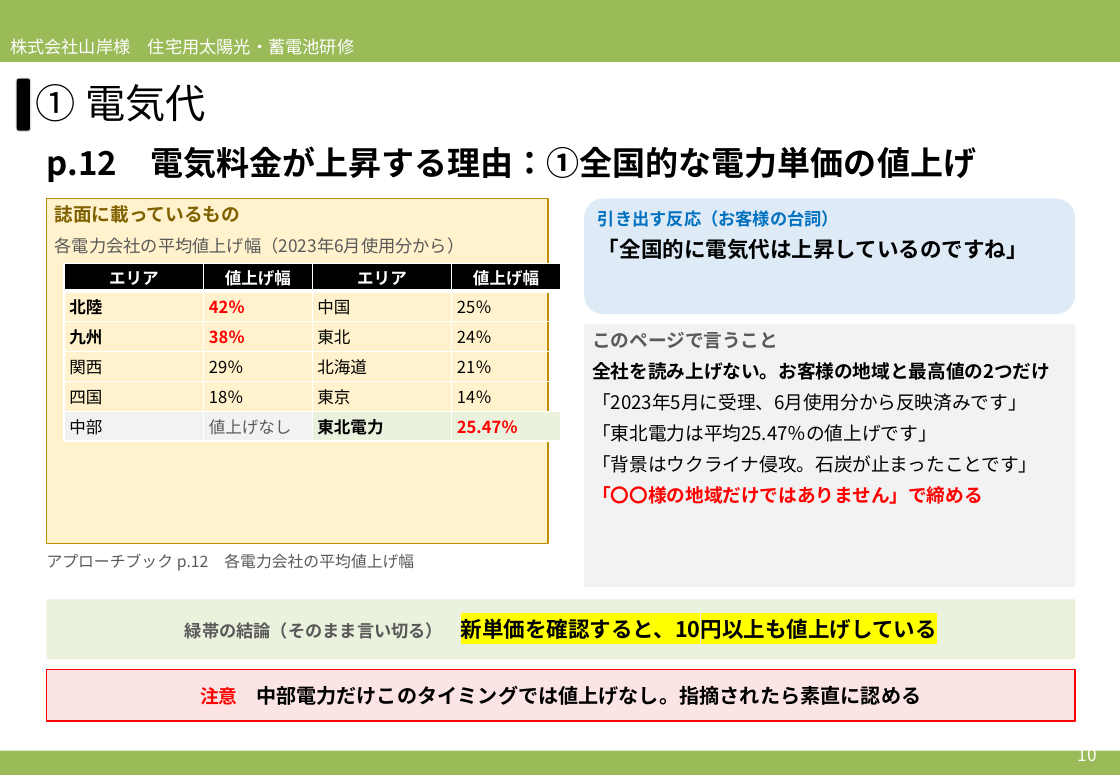
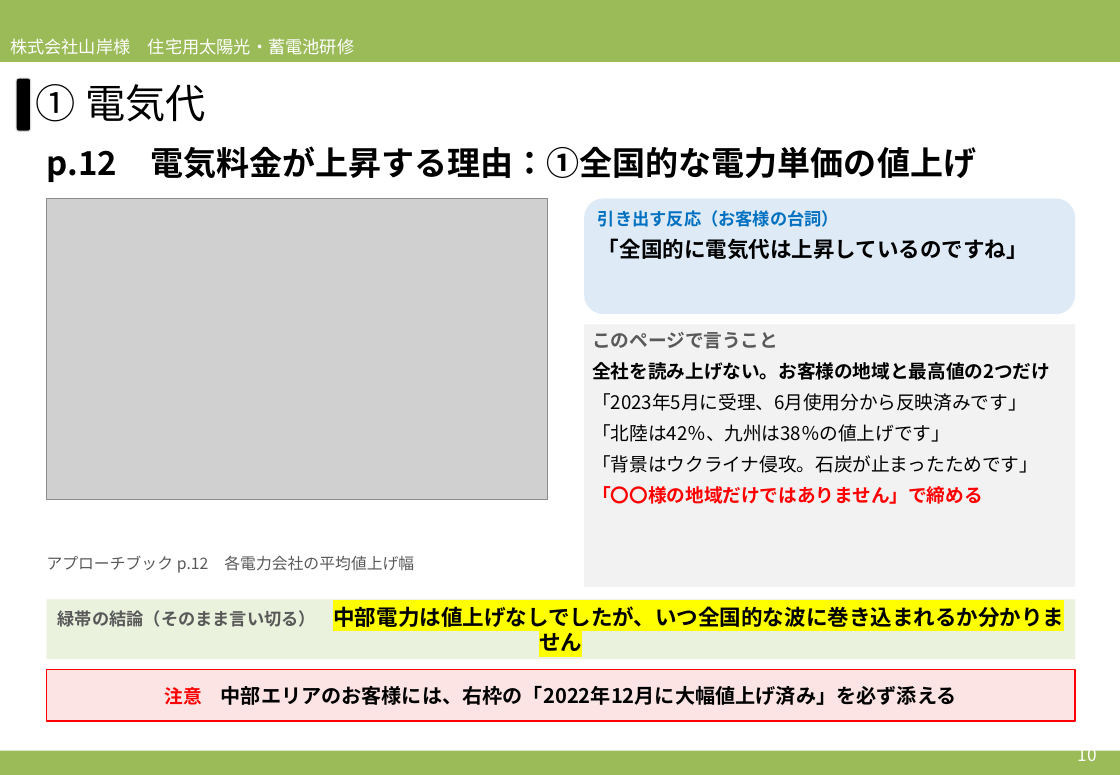
Before and after one commit to soshiro-iki-sys/-, a slide deck: slide 10 of slides/2026営業研修_必要性訴求パート_アプローチブックの伝え方.pptx. Drawn at 1120x775 pixels with LibreOffice and Linux fonts; fonts in the diff are those of the drawing; grey boxes stand for pictures. Boxes give left, top, right and bottom in pixels: in the first picture for what was removed or moved away, otherwise in the second. Text is boxed around its words. In the diff, an @@ line names an element or a change of style, - is before the commit and + after.

```diff
--- a/slides/2026営業研修_必要性訴求パート_アプローチブックの伝え方.pptx
+++ b/slides/2026営業研修_必要性訴求パート_アプローチブックの伝え方.pptx
@@ rectangle removed at <box>47,199,548,544</box> @@
-誌面に載っているもの
-各電力会社の平均値上げ幅（2023年6月使用分から）
@@ picture added at <box>47,199,548,500</box> @@
@@ table removed at <box>64,264,561,442</box>, 6 rows, 4 columns @@
-エリア | 値上げ幅 | エリア | 値上げ幅
-北陸 | 42％ | 中国 | 25％
-九州 | 38％ | 東北 | 24％
-関西 | 29％ | 北海道 | 21％
-四国 | 18％ | 東京 | 14％
-中部 | 値上げなし | 東北電力 | 25.47％
@@ text in rectangle at <box>592,424,1038,473</box>: text changed @@
-「東北電力は平均25.47％の値上げです」
-「背景はウクライナ侵攻。石炭が止まったことです」
+「北陸は42％、九州は38％の値上げです」
+「背景はウクライナ侵攻。石炭が止まったためです」
@@ rectangle added at <box>47,600,1076,660</box>, fill #EAF1DD, 15 pt, text #000000, bold @@
+緑帯の結論（そのまま言い切る） 中部電力は値上げなしでしたが、いつ全国的な波に巻き込まれるか分かりません
@@ rectangle "注意 中部エリアのお客様には、右枠の「2022年12月に大幅値上げ済み」を必ず添える": place and size @@
-rectangle "注意 中部エリアのお客様には、右枠の「2022年12月に大幅値上げ済み」を必ず添える" at <box>47,600,1076,660</box>
+rectangle "注意 中部エリアのお客様には、右枠の「2022年12月に大幅値上げ済み」を必ず添える" at <box>47,670,1076,722</box>
@@ rectangle "注意 中部エリアのお客様には、右枠の「2022年12月に大幅値上げ済み」を必ず添える" at <box>47,670,1076,722</box>: fill #EAF1DD to #FCE4E4; outline none to #FF0000 1 pt @@
@@ rectangle removed at <box>47,670,1076,722</box> @@
-注意 中部電力だけこのタイミングでは値上げなし。指摘されたら素直に認める
@@ text in rectangle at <box>165,686,957,705</box>: text changed; size 15 to 14 pt @@
-緑帯の結論（そのまま言い切る） 新単価を確認すると、10円以上も値上げしている
+注意 中部エリアのお客様には、右枠の「2022年12月に大幅値上げ済み」を必ず添える
```
Also in this commit, not shown: 13 other slides changed, 16 other files.
